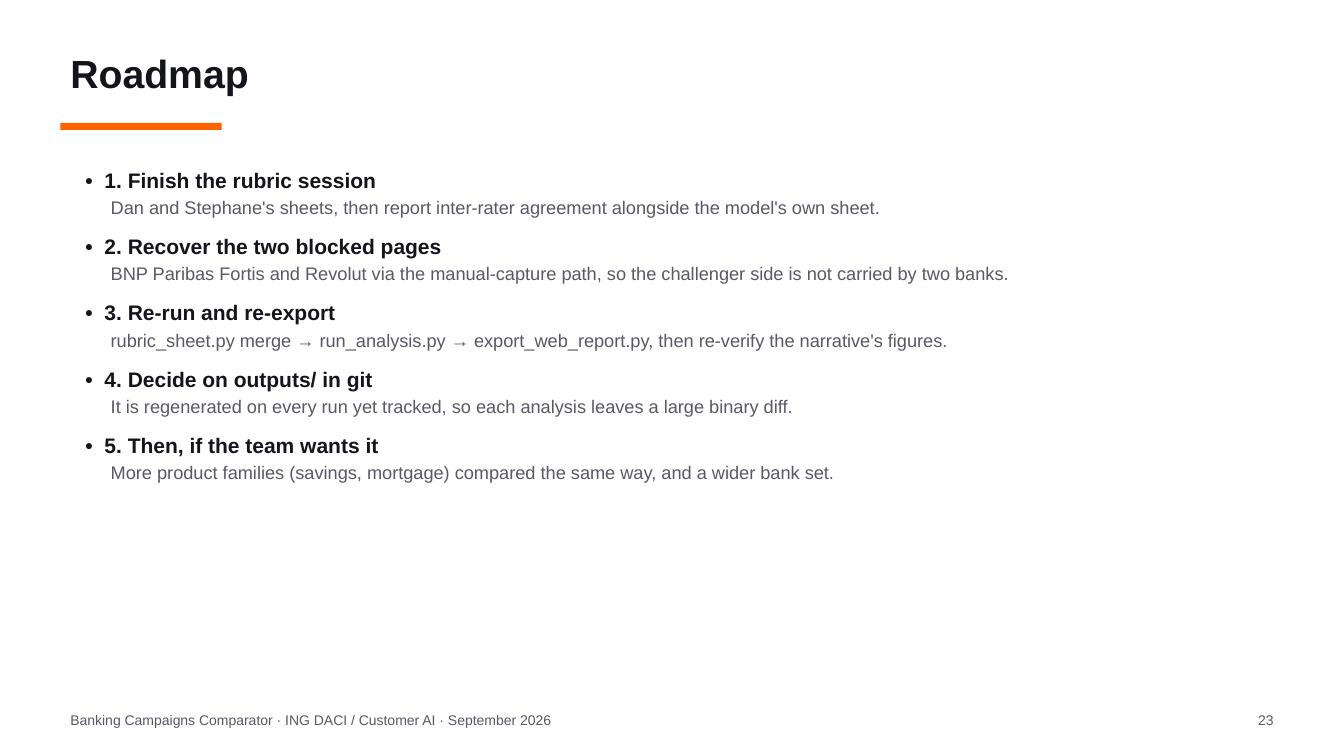
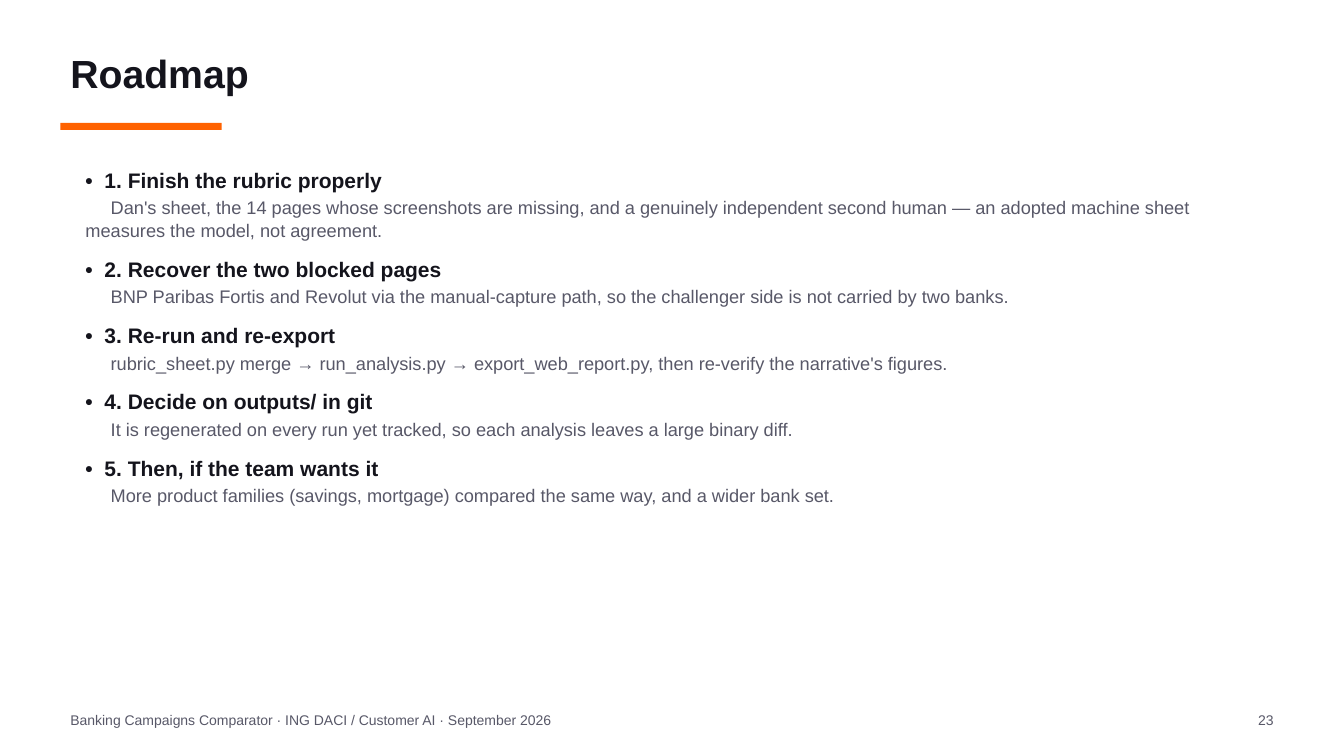
Before and after one commit to Siegried81/ing-usecase, a slide deck: slide 23 of docs/Banking_Campaigns_Comparator.pptx. Drawn at 1344x756 pixels with LibreOffice and Linux fonts; fonts in the diff are those of the drawing. Boxes give left, top, right and bottom in pixels: in the first picture for what was removed or moved away, otherwise in the second. Text is boxed around its words. In the diff, an @@ line names an element or a change of style, - is before the commit and + after.

Commit message:
docs: rebuild the presentation and video on the re-scored dataset
Slides 10, 12, 22 and 23 updated for the new consensus and agreement picture:
Stephane's 9 machine-proposed pages are stated as such, agreement is now
measurable for all 13 features with three below the module's 60% bar, ING's
score is 0.131, and the peer-gap slide now leads with figures quoted (+1.61 SD),
student targeting (+1.53) and clarity of the offer (+1.30, rubric-sourced).

The mp4 was re-narrated for those four slides and re-assembled; the four UI demo
clips were re-recorded against the regenerated report so the screenshots and
screen recordings show the current figures. 12.3 min, 28.2 MB.

```diff
--- a/docs/Banking_Campaigns_Comparator.pptx
+++ b/docs/Banking_Campaigns_Comparator.pptx
@@ text at box(85, 172, 1189, 241): text changed @@
-• 1. Finish the rubric session
-Dan and Stephane's sheets, then report inter-rater agreement alongside the model's own sheet.
+• 1. Finish the rubric properly
+Dan's sheet, the 14 pages whose screenshots are missing, and a genuinely independent second human — an adopted machine sheet measures the model, not agreement.
```
Also in this commit, not shown: 3 other slides changed, 1 other file.
